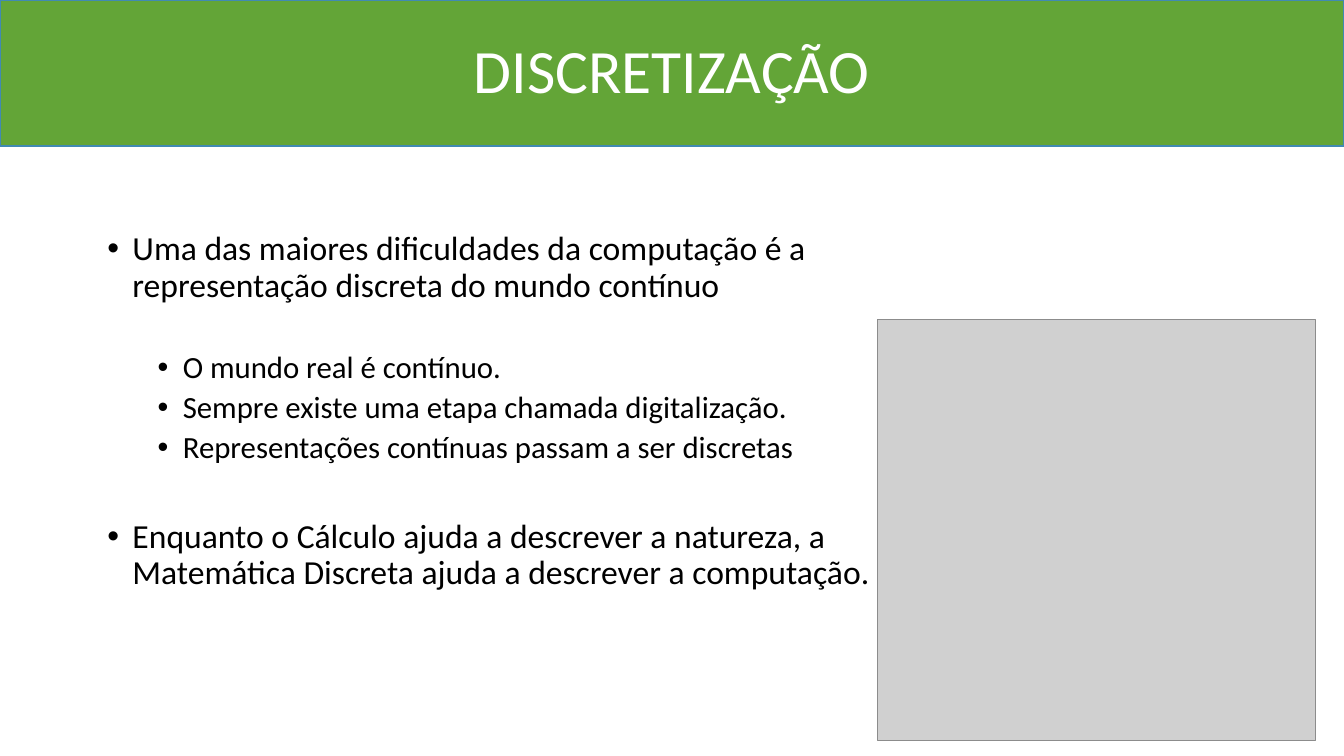
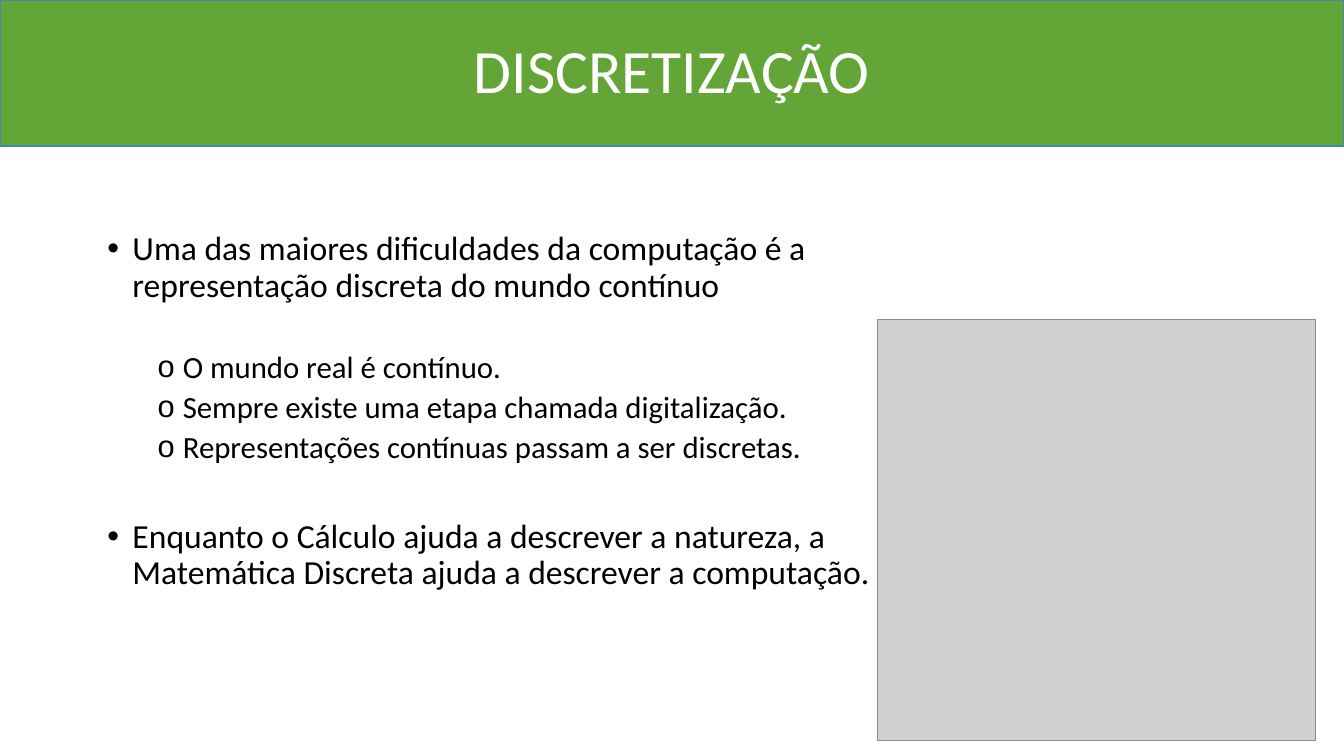
Before and after one commit to Marcio-Salmazo/Aulas, a slide deck: slide 9 of UNIUBE-MD/Teoria_MD.pptx. Drawn at 1344x756 pixels with LibreOffice and Linux fonts; fonts in the diff are those of the drawing; grey boxes stand for pictures. Boxes give left, top, right and bottom in pixels: in the first picture for what was removed or moved away, otherwise in the second. Text is boxed around its words. In the diff, an @@ line names an element or a change of style, - is before the commit and + after.

```diff
--- a/UNIUBE-MD/Teoria_MD.pptx
+++ b/UNIUBE-MD/Teoria_MD.pptx
@@ text at box(158, 356, 786, 424): bullet • to o @@
@@ text at box(183, 436, 801, 463): text changed @@
-  • Representações contínuas passam a ser discretas
+  o Representações contínuas passam a ser discretas.
```
Also in this commit, not shown: 22 other slides changed, 11 slides added, 1 slide removed, 2 other files.
